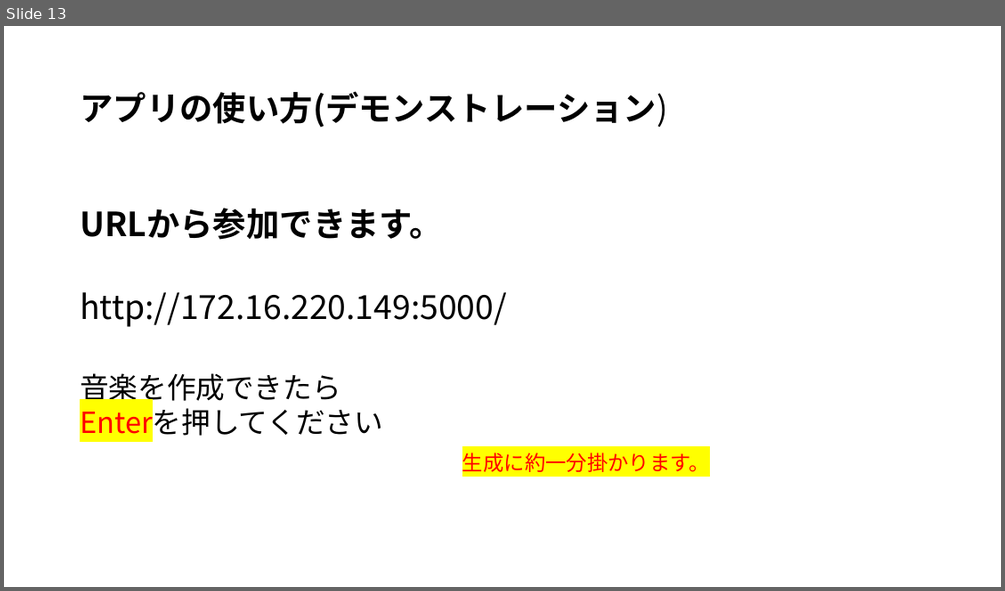
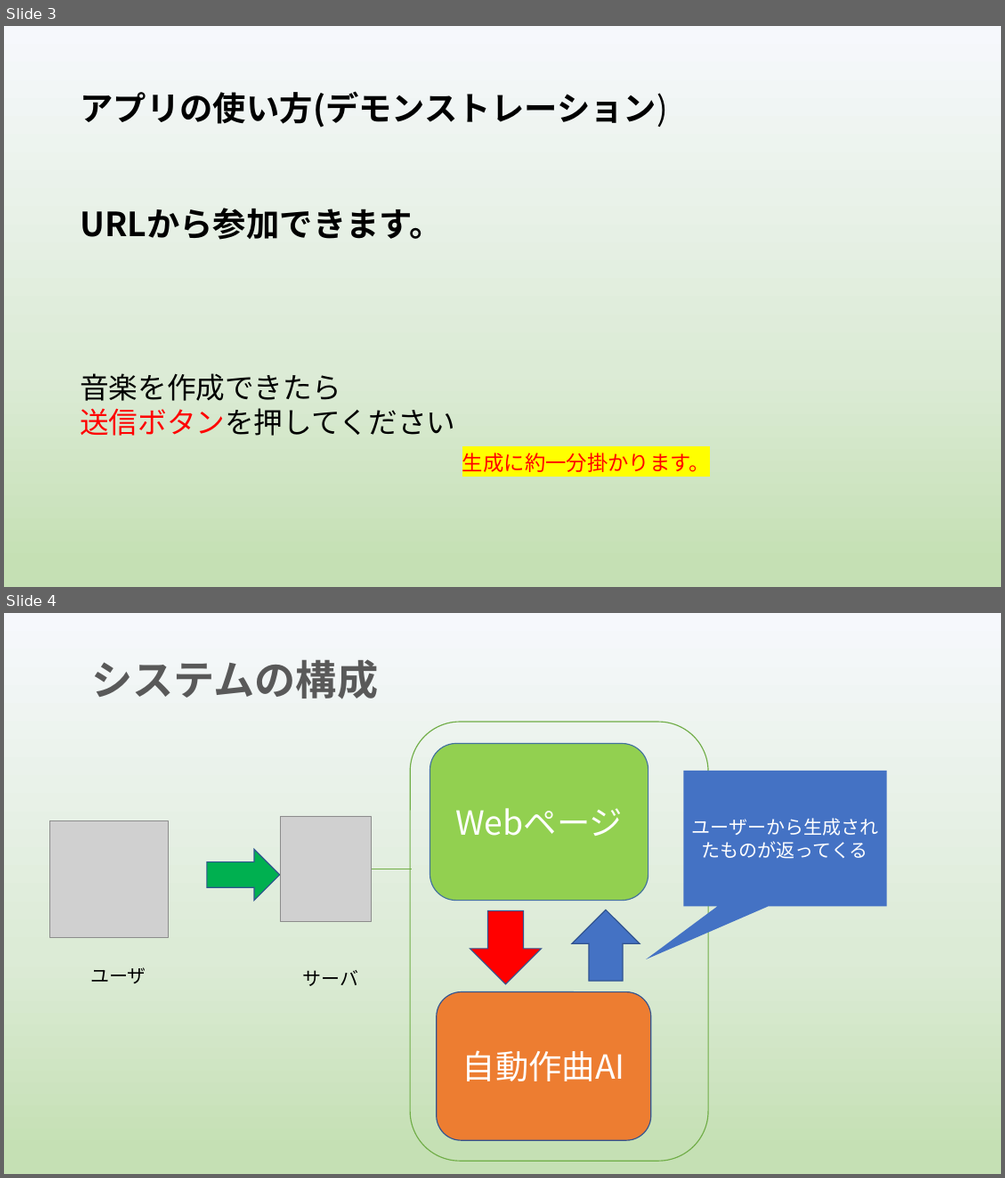
Before and after one commit to yoshitake266/bitComposer_prj, a slide deck: presentation/bit Composer2.pptx. Shown one above the other, each under a label of ours: slide 13 before the commit, slides 3 and 4 after it. The pictures are 1005x591 and 1005x1178 pixels, drawn with LibreOffice and Linux fonts; fonts in the diff are those of the drawing; grey boxes stand for pictures. Boxes give left, top, right and bottom in pixels: in the first picture for what was removed or moved away, otherwise in the second. Text is boxed around its words. In the diff, an @@ line names an element or a change of style, - is before the commit and + after.

```diff
--- a/presentation/bit Composer2.pptx
+++ b/presentation/bit Composer2.pptx
@@ slide 4 added at [4,613,1001,1174], background gradient #F6F8FC to #DCEBD6 to #C5E0B4 @@
@@ title added at [91,659,378,699], 39.6 pt, text #595959, bold @@
+システムの構成
@@ group added at [49,722,708,1160]: 3 rounded rectangles, 2 pictures, 2 texts, 1 line, 1 right arrow @@
+ユーザ
+自動作曲AI
+Webページ
+サーバ
@@ speech box added at [684,771,887,907], fill #4472C4, 18 pt, text #FFFFFF @@
+ユーザーから生成されたものが返ってくる
@@ down arrow added at [469,910,541,984], fill #FF0000, outline #325491 1 pt @@
@@ up arrow added at [573,910,640,981], fill #4472C4, outline #325491 1 pt @@
@@ what was slide 13 is now slide 3 @@
@@ slide 3 changed as well @@
@@ background #FFFFFF to gradient #F6F8FC to #DCEBD6 to #C5E0B4 @@
@@ text removed at [80,292,507,327] @@
-http://172.16.220.149:5000/
@@ text at [80,408,455,435]: text changed @@
-Enterを押してください
+送信ボタンを押してください
```
Also in this commit, not shown: 8 other slides changed, 7 slides removed.
